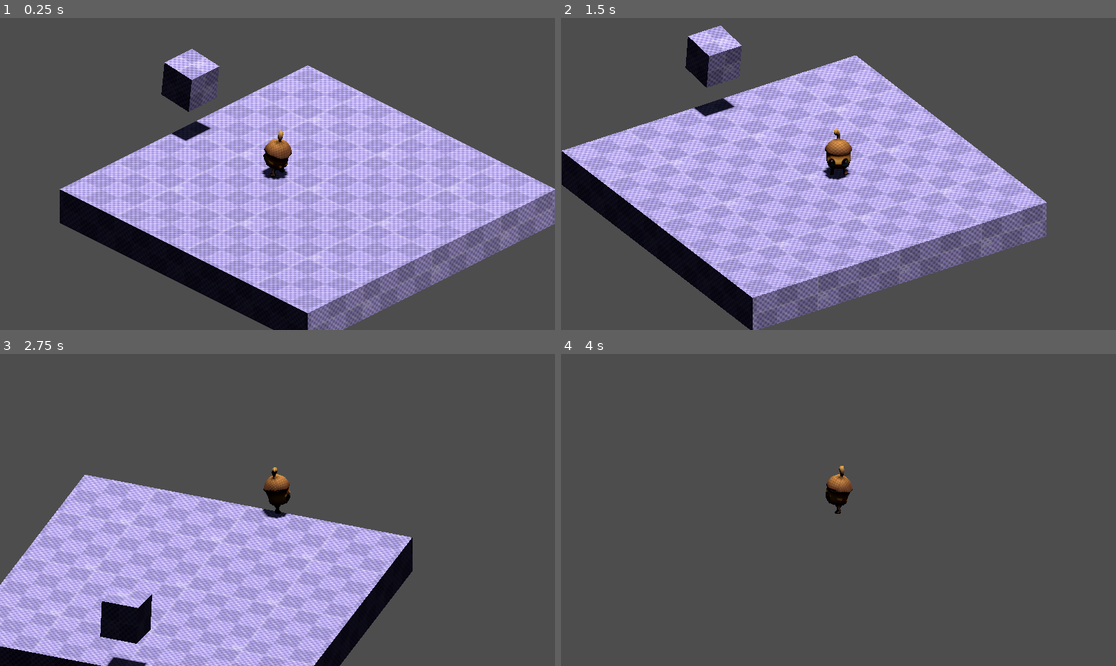
Above: before the commit, frames 1-4 (two rows, left to right).
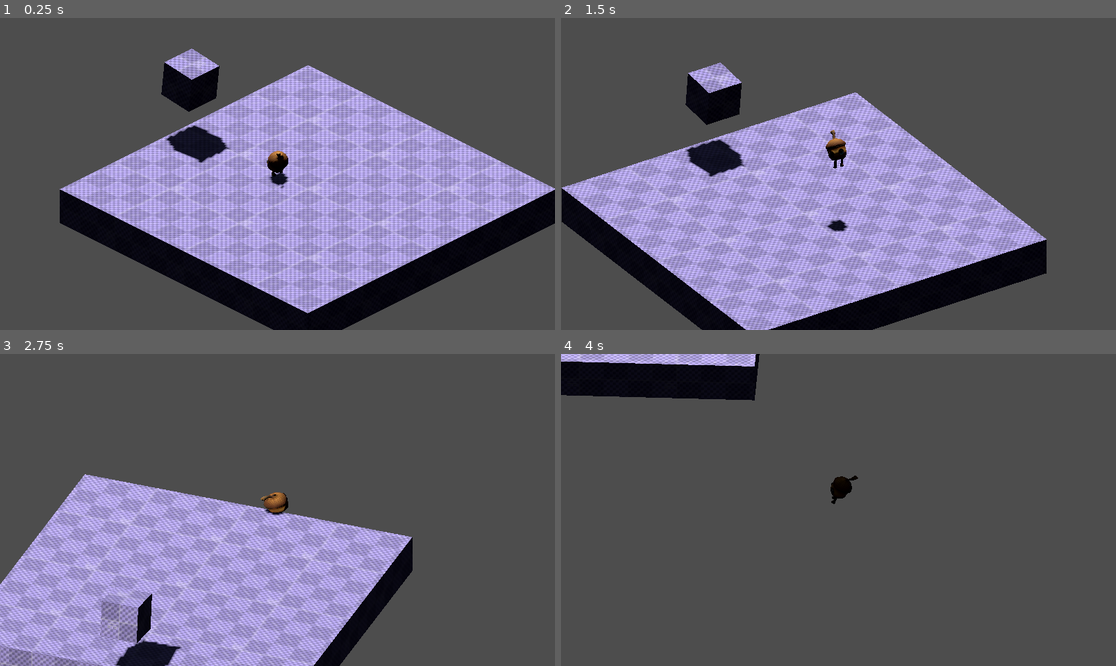
Above: after the commit, the same moments.

Repository: Fanny-Pack-Studios/team-achura-ggj2023
Game: Godot game, scene res://Main.tscn
Same seed, same stepped clock (60 frames per second), same inputs: the game is played once before the commit and once after it.
Inputs:
- Up to frame 1 (0.25 s): no input
- Up to frame 2 (1.5 s): hold D (right) 0.53-1.28 s; hold Shift (walking) 0.53-1.28 s; tap Space (jump) at 0.77 s; hold S (down) from 1.28 s (still down); tap Q at 1.35 s
- Up to frame 3 (2.75 s): tap Space (jump) at 1.52 s; release S (down) at 2.03 s; hold D (right) from 2.03 s (still down); hold E from 2.03 s (still down)
- Up to frame 4 (4 s): release D (right) at 2.78 s; release E at 2.78 s; hold W (up) 2.78-3.53 s; tap Shift (walking) at 2.85 s; tap Space (jump) at 3.02, 3.77 s; hold A (left) from 3.53 s (still down); hold Q from 3.53 s (still down)

The runs differ from the first frame. In frame 1, 13% of the frame differs, in the area x 11-100%, y 9-100%; in frame 2, 45%, in the area x 0-88%, y 2-100%; in frame 3, 8.8%; in frame 4, 5.3%.

Commit message:
Integradas las animaciones de idle y run

Diff:
--- a/godot-project/Main.tscn
+++ b/godot-project/Main.tscn
@@ -47,7 +47,7 @@
 material = ExtResource("4_p8tq7")
 
 [node name="DirectionalLight3D" type="DirectionalLight3D" parent="."]
-transform = Transform3D(1, 0, 0, 0, 0.186747, 0.982408, 0, -0.982408, 0.186747, 0, 4.60634, 0)
+transform = Transform3D(0.950905, -0.207184, 0.229899, -0.292075, -0.355162, 0.888005, -0.102329, -0.911556, -0.398239, 7.15302, 1.36655, -1.01066)
 light_color = Color(1, 1, 0.894118, 1)
 shadow_enabled = true
 
--- a/godot-project/project.godot
+++ b/godot-project/project.godot
@@ -76,3 +76,7 @@
 
 3d/physics_engine="GodotPhysics"
 common/enable_pause_aware_picking=true
+
+[rendering]
+
+environment/default_environment="res://default_env.tres"
--- /dev/null
+++ b/godot-project/src/characters/behaviours/target_velocity_behaviour.gd
@@ -0,0 +1,11 @@
+extends Node
+
+
+# Called when the node enters the scene tree for the first time.
+func _ready():
+	pass # Replace with function body.
+
+
+# Called every frame. 'delta' is the elapsed time since the previous frame.
+func _process(delta):
+	pass
--- a/godot-project/src/characters/sid/Sid.tscn
+++ b/godot-project/src/characters/sid/Sid.tscn
@@ -1,19 +1,89 @@
-[gd_scene load_steps=4 format=3 uid="uid://dps6wvsckkj11"]
+[gd_scene load_steps=14 format=3 uid="uid://dps6wvsckkj11"]
 
 [ext_resource type="Script" path="res://src/characters/sid/SidController.gd" id="1_l1tjl"]
 [ext_resource type="PackedScene" uid="uid://cqw1vdb12iiub" path="res://assets/gltf/Player.gltf" id="2_j5eyj"]
 
 [sub_resource type="CapsuleShape3D" id="CapsuleShape3D_hafaq"]
-radius = 0.35267
-height = 1.03409
+radius = 0.245524
+height = 0.9
+
+[sub_resource type="AnimationNodeAnimation" id="AnimationNodeAnimation_s1alq"]
+animation = &"Idle"
+
+[sub_resource type="AnimationNodeAnimation" id="AnimationNodeAnimation_valpd"]
+animation = &"Plant"
+
+[sub_resource type="AnimationNodeAnimation" id="AnimationNodeAnimation_m0dxl"]
+animation = &"Run"
+
+[sub_resource type="AnimationNodeStateMachineTransition" id="AnimationNodeStateMachineTransition_xmqer"]
+advance_mode = 2
+
+[sub_resource type="AnimationNodeStateMachineTransition" id="AnimationNodeStateMachineTransition_ggdss"]
+xfade_time = 0.1
+
+[sub_resource type="AnimationNodeStateMachineTransition" id="AnimationNodeStateMachineTransition_aucr0"]
+xfade_time = 0.1
+
+[sub_resource type="AnimationNodeStateMachineTransition" id="AnimationNodeStateMachineTransition_300vh"]
+xfade_time = 0.1
+
+[sub_resource type="AnimationNodeStateMachineTransition" id="AnimationNodeStateMachineTransition_ejga5"]
+xfade_time = 0.1
+
+[sub_resource type="AnimationNodeStateMachine" id="AnimationNodeStateMachine_d5gfm"]
+states/Idle/node = SubResource("AnimationNodeAnimation_s1alq")
+states/Idle/position = Vector2(308, 71)
+states/Plant/node = SubResource("AnimationNodeAnimation_valpd")
+states/Plant/position = Vector2(491, 228)
+states/Run/node = SubResource("AnimationNodeAnimation_m0dxl")
+states/Run/position = Vector2(692, 94)
+states/Start/position = Vector2(146, 120)
+transitions = ["Start", "Idle", SubResource("AnimationNodeStateMachineTransition_xmqer"), "Idle", "Run", SubResource("AnimationNodeStateMachineTransition_ggdss"), "Run", "Idle", SubResource("AnimationNodeStateMachineTransition_aucr0"), "Idle", "Plant", SubResource("AnimationNodeStateMachineTransition_300vh"), "Plant", "Idle", SubResource("AnimationNodeStateMachineTransition_ejga5")]
+
+[sub_resource type="AnimationNodeStateMachinePlayback" id="AnimationNodeStateMachinePlayback_gr8s3"]
 
 [node name="Sid" type="CharacterBody3D"]
 transform = Transform3D(-1, 0, -8.74228e-08, 0, 1, 0, 8.74228e-08, 0, -1, 0, 0, 0)
 script = ExtResource("1_l1tjl")
 
 [node name="Player" parent="." instance=ExtResource("2_j5eyj")]
-transform = Transform3D(0.33, 0, 0, 0, 0.33, 0, 0, 0, 0.33, 0, 0, 0)
+
+[node name="Skeleton3D" parent="Player/Sid_Bones" index="0"]
+bones/0/position = Vector3(5.2819e-09, -0.0248241, 0.0167363)
+bones/0/rotation = Quaternion(0.245855, -0.0364839, -0.142183, 0.958128)
+bones/0/scale = Vector3(1.0171, 0.918157, 1.0171)
+bones/1/position = Vector3(-3.56098e-08, 0.535033, 0.130506)
+bones/1/rotation = Quaternion(0.595164, 1.01106e-08, 8.41034e-09, 0.803604)
+bones/1/scale = Vector3(0.983189, 0.992543, 1.08062)
+bones/2/rotation = Quaternion(0.102729, -0.106105, -0.243777, 0.95852)
+bones/3/position = Vector3(-0.0597855, -0.0488404, -0.15605)
+bones/3/rotation = Quaternion(0.87754, 0.0690358, -0.19649, -0.431914)
+bones/3/scale = Vector3(0.991717, 1.02561, 1.04123)
+bones/4/rotation = Quaternion(-0.411154, 0.188002, -0.0913072, 0.887283)
+bones/5/rotation = Quaternion(0.418164, -0.00143545, 0.0030526, 0.908365)
+bones/6/rotation = Quaternion(0.556888, -0.00251922, 0.128597, 0.820569)
+bones/7/position = Vector3(0.0597854, -0.0488405, -0.15605)
+bones/7/rotation = Quaternion(0.910053, 0.0937045, -0.0415154, -0.401622)
+bones/7/scale = Vector3(0.98781, 1.03056, 1.04006)
+bones/8/rotation = Quaternion(-0.536863, -0.19301, 0.154613, 0.80661)
+bones/9/rotation = Quaternion(0.492509, -0.017638, 0.0368091, 0.86935)
+bones/10/rotation = Quaternion(0.632313, -0.129067, -0.211117, 0.734134)
+bones/11/position = Vector3(-0.123884, 0.491273, -0.663964)
+bones/12/position = Vector3(-0.0473548, -0.0403018, -0.302914)
+bones/12/rotation = Quaternion(0, 0.256318, 0.966593, 0)
+bones/13/position = Vector3(0.123884, 0.491273, -0.663964)
+bones/14/position = Vector3(0.0473548, -0.100067, -0.272728)
+bones/14/rotation = Quaternion(0, 0.256318, 0.966593, 0)
 
 [node name="CollisionShape3D" type="CollisionShape3D" parent="."]
-transform = Transform3D(1, 0, 0, 0, 1, 0, 0, 0, 1, 0, 0.511881, 0.00893927)
+transform = Transform3D(1, 0, 0, 0, 1, 0, 0, 0, 1, -1.67311e-10, 0.450725, 0.0108531)
 shape = SubResource("CapsuleShape3D_hafaq")
+
+[node name="AnimationTree" type="AnimationTree" parent="."]
+tree_root = SubResource("AnimationNodeStateMachine_d5gfm")
+anim_player = NodePath("../Player/AnimationPlayer")
+active = true
+parameters/playback = SubResource("AnimationNodeStateMachinePlayback_gr8s3")
+
+[editable path="Player"]
--- a/godot-project/src/characters/sid/SidController.gd
+++ b/godot-project/src/characters/sid/SidController.gd
@@ -1,6 +1,7 @@
 extends CharacterBody3D
 
-var gravity = 15
+var gravity_vector : Vector3 = ProjectSettings.get_setting("physics/3d/default_gravity_vector")
+var gravity_magnitude : float = ProjectSettings.get_setting("physics/3d/default_gravity")
 
 @export var running_speed: float = 4
 @export var walking_speed: float = 2
@@ -25,7 +26,7 @@
 func _physics_process(delta):
 	process_input()
 
-	velocity.y -= gravity * delta
+	velocity += gravity_vector * gravity_magnitude * delta
 
 	if is_on_floor() && Input.is_action_just_pressed("jump"):
 		velocity.y = jump_speed
@@ -61,11 +62,18 @@
 		var forward_velocity = get_speed() * -global_transform.basis.z
 		velocity.x = forward_velocity.x
 		velocity.z = forward_velocity.z
+		if animation_state_machine().get_current_node() != "Run":
+			animation_state_machine().travel("Run")
 	else:
+		if animation_state_machine().get_current_node() != "Idle":
+			animation_state_machine().travel("Idle")
 		velocity.x = 0
 		velocity.z = 0
 
 	move_and_slide()
+
+func animation_state_machine() -> AnimationNodeStateMachinePlayback:
+	return $AnimationTree["parameters/playback"]
 
 func get_speed():
 	return walking_speed if walking else running_speed
@@ -85,9 +93,9 @@
 
 
 func _ready():
-	set_floor_stop_on_slope_enabled(true)
-	set_up_direction(Vector3.UP)
-	animation_player.playback_default_blend_time = 0.15
+	for anim in ["Idle", "Run"]:
+		animation_player.get_animation(anim).loop_mode = Animation.LOOP_LINEAR
+
 	DebugOverlay.add_vector(self, "input_direction_3d")
 
 func get_camera_forward() -> Vector3:
Binary file changed: godot-project/assets/gltf/Player.bin
Not shown, changed: godot-project/assets/gltf/Player.gltf
